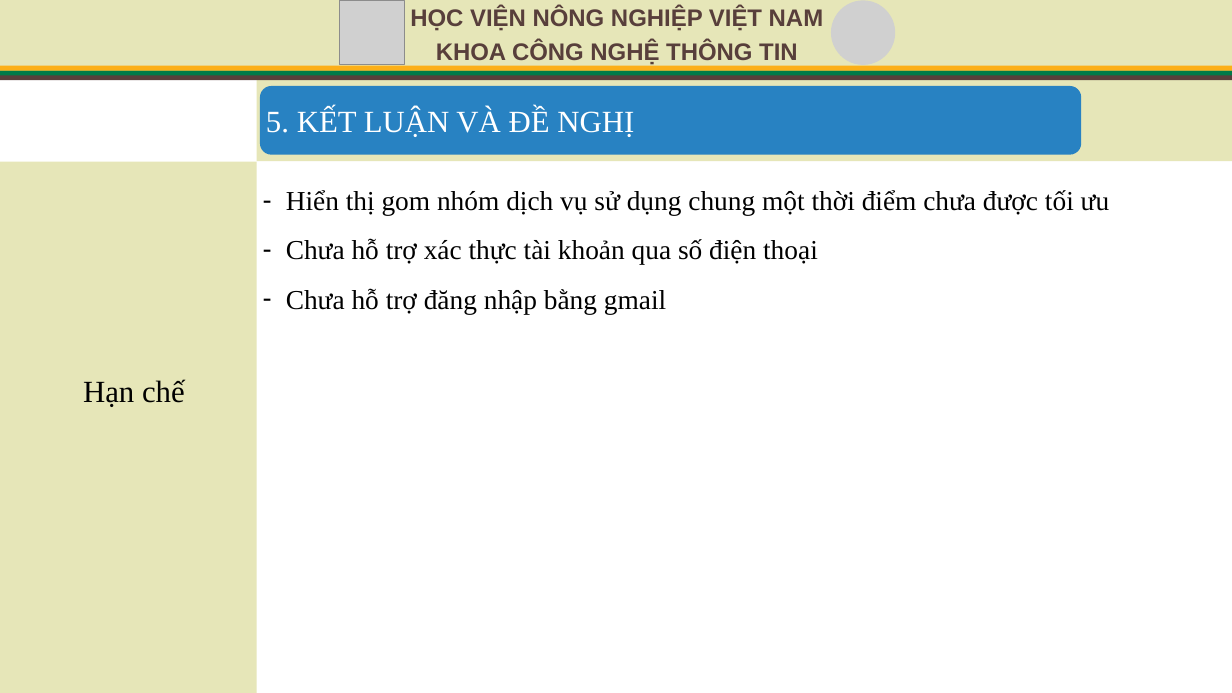
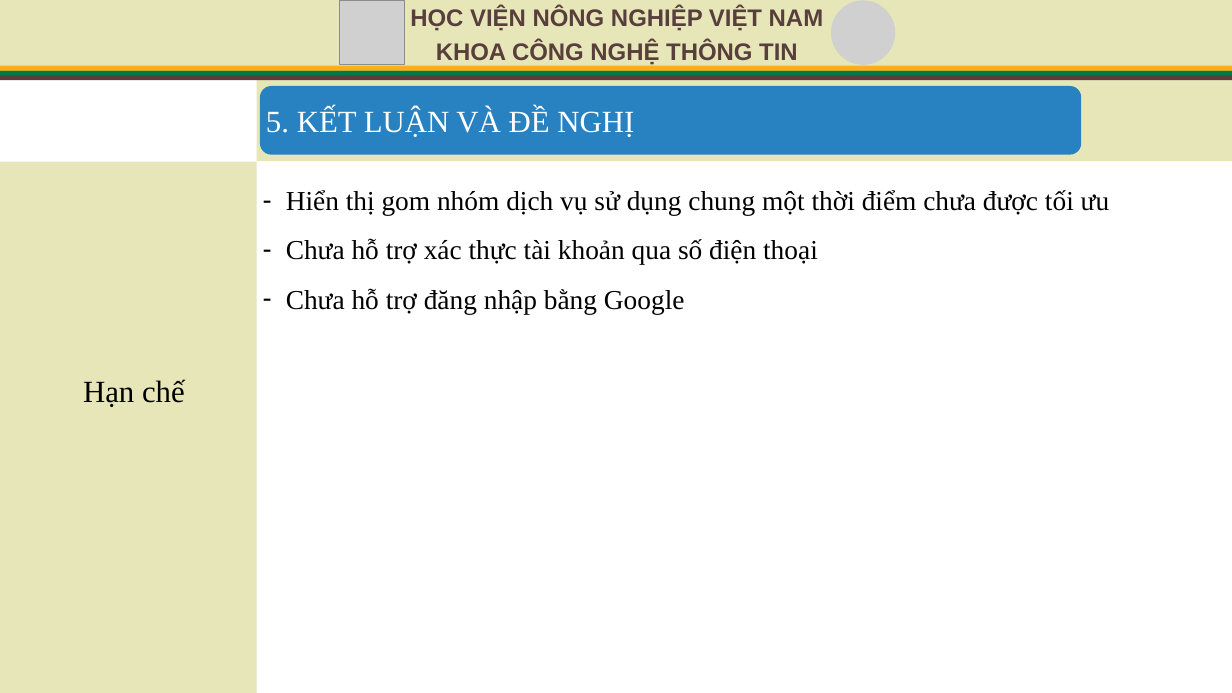
Before and after one commit to HungTran1412/veterinary-clinic-api, a slide deck: slide 33 of VeterinaryClinic.API/wwwroot/Document/TrinhChieu_KLTN.pptx (slide 38 before the commit). Drawn at 1232x693 pixels with LibreOffice and Linux fonts; fonts in the diff are those of the drawing; grey boxes stand for pictures. Boxes give left, top, right and bottom in pixels: in the first picture for what was removed or moved away, otherwise in the second. Text is boxed around its words. In the diff, an @@ line names an element or a change of style, - is before the commit and + after.

```diff
--- a/VeterinaryClinic.API/wwwroot/Document/TrinhChieu_KLTN.pptx
+++ b/VeterinaryClinic.API/wwwroot/Document/TrinhChieu_KLTN.pptx
@@ text at [286, 288, 685, 314]: text changed @@
-– Chưa hỗ trợ đăng nhập bằng gmail
+– Chưa hỗ trợ đăng nhập bằng Google
```
Also in this commit, not shown: 11 other slides changed, 5 slides removed, 1 other file.
